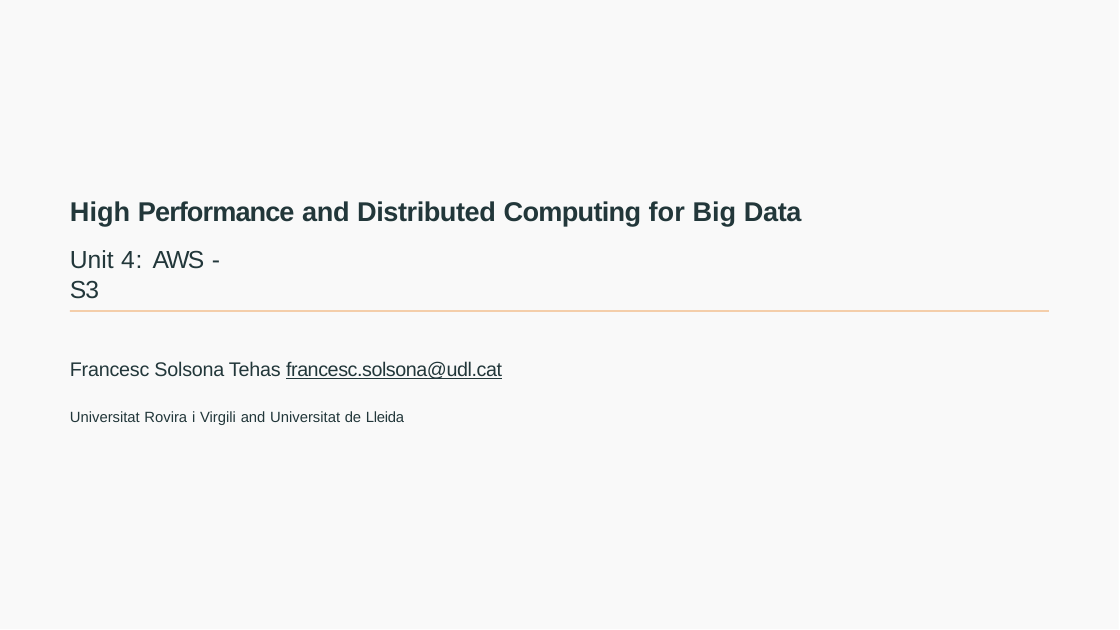
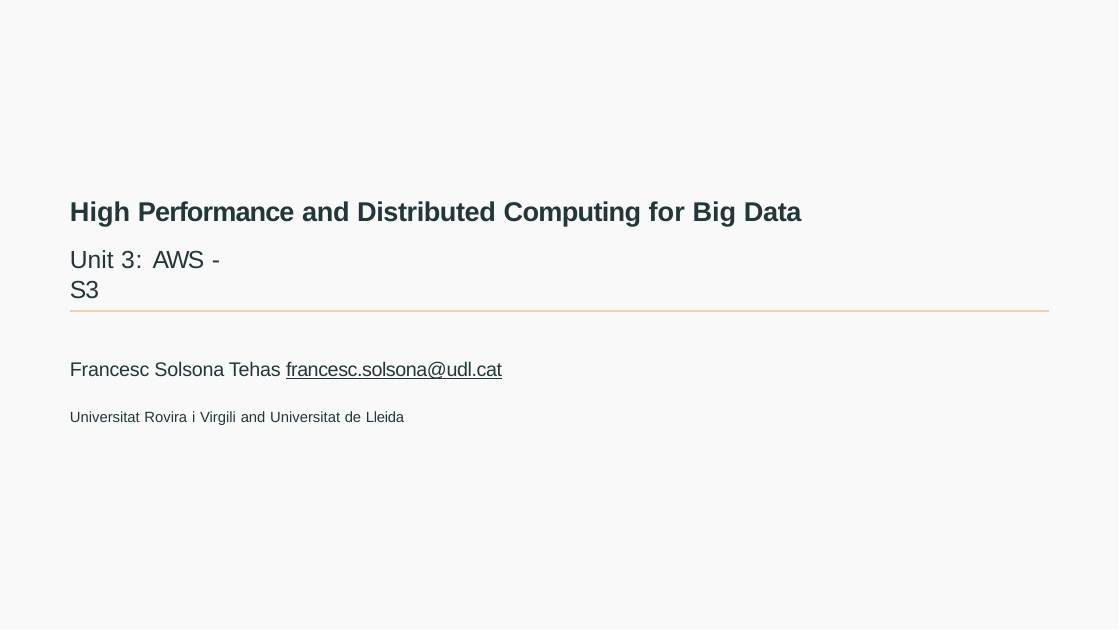
Before and after one commit to joanpaucm/HPDCB, a slide deck: slide 1 of src/slides/Session 4 - AWS S3-2026.pptx. Drawn at 1120x630 pixels with LibreOffice and Linux fonts; fonts in the diff are those of the drawing. Boxes give left, top, right and bottom in pixels: in the first picture for what was removed or moved away, otherwise in the second. Text is boxed around its words. In the diff, an @@ line names an element or a change of style, - is before the commit and + after.

```diff
--- a/src/slides/Session 4 - AWS S3-2026.pptx
+++ b/src/slides/Session 4 - AWS S3-2026.pptx
@@ text at (x1=70, y1=250, x2=205, y2=299): text changed @@
-Unit 4: AWS - S3
+Unit 3: AWS - S3
```
Also in this commit, not shown: 9 other files.
